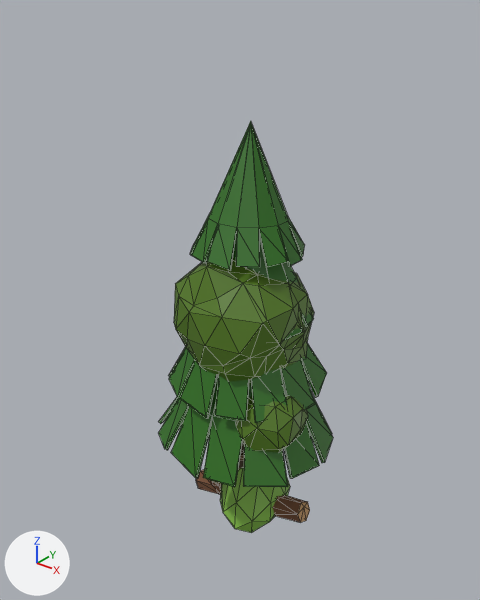
Renders of the glTF model static/models/goblins-doodads.glb from each side of a commit.
Both versions are drawn from a camera (50 mm lens) standing at (4.4, -5.65, 6.82) and looking at (-0.16, 0.06, 3.28). Every picture has the same lights, and +X, +Y and +Z are marked at lower left. Mesh edges are drawn as thin lines. Where no turn or scale is listed for an object, it has been applied to the vertices. Vertices at the same position are counted once.

Objects in the first picture: 'arbre', 'branche', 'buisson', 'sapin'.
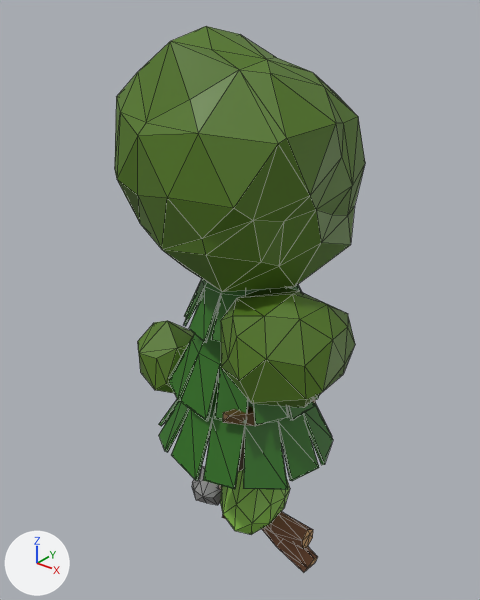
Where the newer file only moved an object's origin or applied its transform, the numbers keep the older frame.

The change, as a list of edits to the scene's bpy script:
```text
Add mat_branch1_2_001:
    mat_branch1_2_001 = principled_material('Branch1_2.001')
    mat_branch1_2_001.base_color = (0.567, 0.337, 0.156)  # brown #c69d6e
    mat_branch1_2_001.roughness = 1.0
Add mat_branch1_1_001:
    mat_branch1_1_001 = principled_material('Branch1_1.001')
    mat_branch1_1_001.base_color = (0.184, 0.0815, 0.0398)  # brown #775138
    mat_branch1_1_001.roughness = 1.0
Add mat_rock1_1_002:
    mat_rock1_1_002 = principled_material('Rock1_1.002')
    mat_rock1_1_002.base_color = (0.208, 0.208, 0.208)  # grey #7e7e7e
Change me_mesh_219:
    where me_mesh_219.from_pydata(...)  # 35 vertices, 66 faces; spans x -1.23..1.38, y 0.11..0.79, z 0.07..0.55
    used by ob_branche; location = (0.0, 0.0, 0.0); rotation_euler = (0.932, 2.964, 0.0124), in degrees (53, 170, 0.7); scale = (-0.716, -0.716, -0.716)
    me_mesh_219 part 1: the whole mesh is multiplied about its middle by the matrix ((0.976, 0.16, 0.147), (-0.144, 0.983, -0.116), (-0.163, 0.093, 0.982)), then moved by (0.07, -0.28, -0.14)
Add me_mesh_001:
    me_mesh_001.from_pydata(...)  # 51 vertices, 94 faces; spans x -0.28..1.79, y -0.28..0.28, z -0.43..0.64
    # faces by material slot: [28, 50, 16]
    me_mesh_001.materials.append(mat_rock1_1_002)  # grey #7e7e7e
    me_mesh_001.materials.append(mat_branch1_1_001)  # brown #775138
    me_mesh_001.materials.append(mat_branch1_2_001)  # brown #c69d6e
Change ob_arbre:
    ob_arbre.location: (0.0, 0.0, 0.0) -> (0.0, 0.0, -0.04)
    ob_arbre.scale: (0.189, 0.189, 0.189) -> (0.301, 0.301, 0.301)
Change ob_sapin:
    ob_sapin.location: (0.0, 0.0, 0.0) -> (0.0, 0.0, -0.04)
Change ob_buisson:
    ob_buisson.location: (0.0, 0.0, 0.0) -> (0.0, 0.0, -0.04)
Add ob_rocherbranche:
    ob_rocherbranche = bpy.data.objects.new('rocherbranche', me_mesh_001)
    ob_rocherbranche.location = (-0.68, 0.0, -0.04)
```

Where the change shows, as pixel boxes [x1, y1, x2, y2] in the pictures (480 x 600 px):
'arbre', moved, rescaled
    before: [174, 258, 314, 461]
    after: [115, 26, 365, 519]
'sapin', moved
    before: [159, 121, 333, 487]
    after: [159, 279, 333, 490]
'buisson', moved
    before: [220, 467, 290, 533]
    after: [220, 469, 290, 535]
'branche', reshaped
    before: [196, 470, 310, 523]
    after: [218, 485, 313, 548]
'rocherbranche', added
    after: [192, 466, 318, 572]
    faces in mat_branch1_1_001 (brown #775138): [262, 528, 318, 572]
    faces in mat_rock1_1_002 (grey #7e7e7e): [192, 466, 221, 505]
